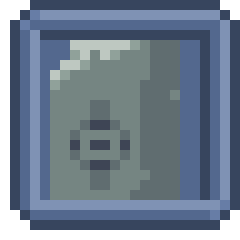
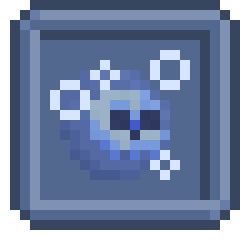
Comparing the layer stacks of the two 240x240 images. Changes:
added layer "waterskull.png" above "fairy_giant.png" over [50, 50, 190, 180]
hid "Pasted Layer #31" over [50, 40, 180, 200]
